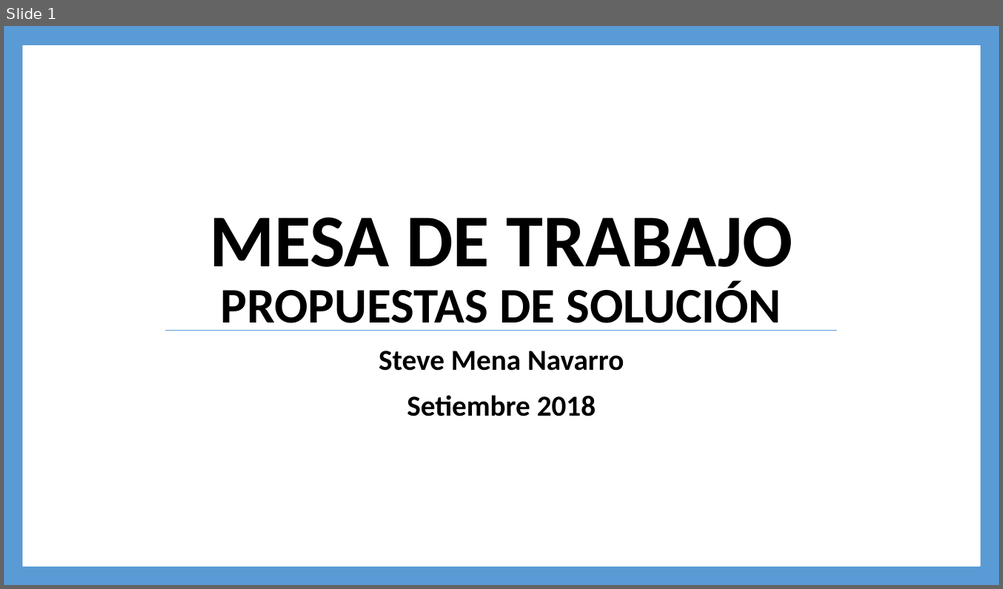
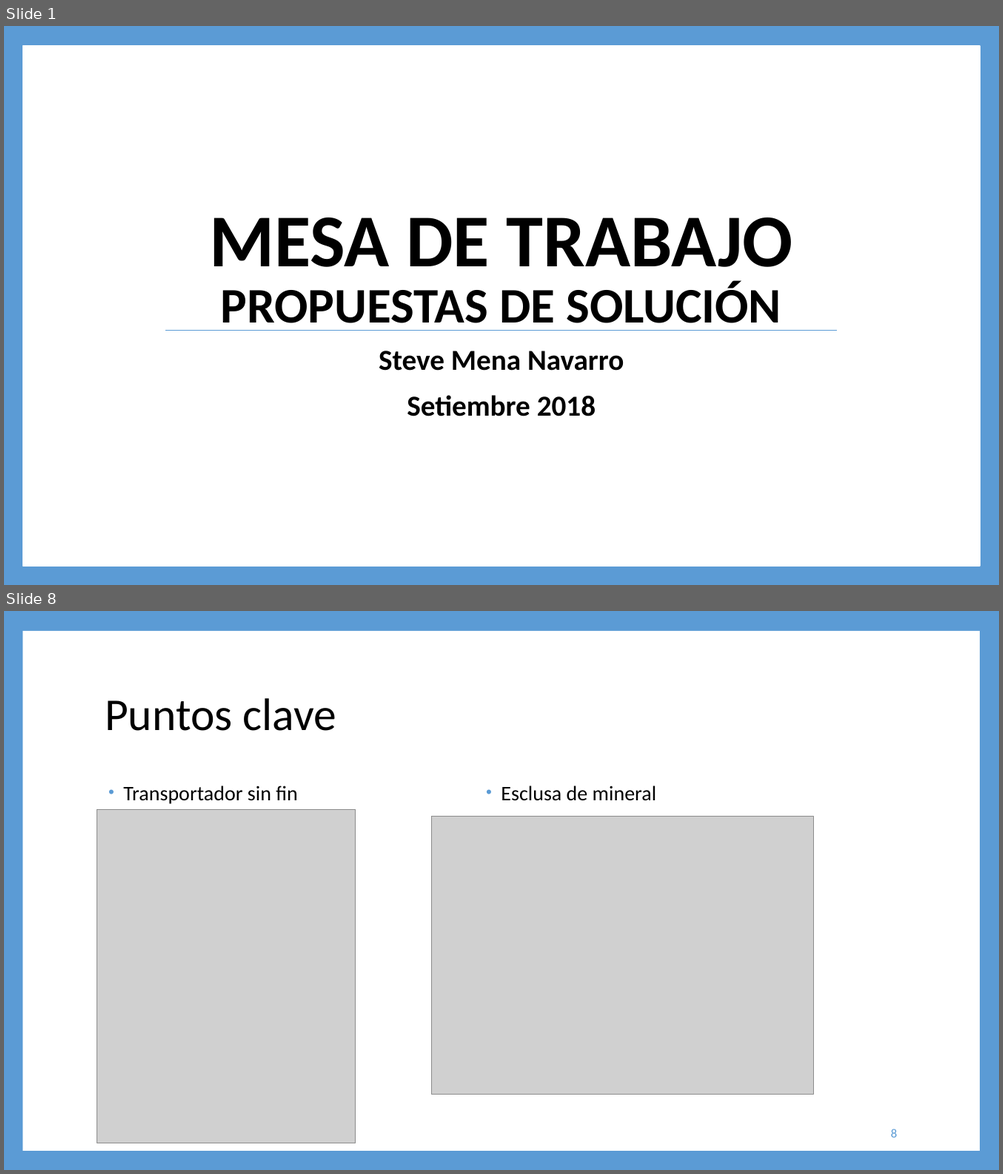
Before and after one commit to steveamena/Graduacion, a slide deck: Documentación/Entregables/Propuestas de solución.pptx. Shown one above the other, each under a label of ours: slide 1 before the commit, slides 1 and 8 after it; the slides between them are not shown. The pictures are 1003x589 and 1003x1174 pixels, drawn with LibreOffice and Linux fonts; fonts in the diff are those of the drawing; grey boxes stand for pictures. Boxes give left, top, right and bottom in pixels: in the first picture for what was removed or moved away, otherwise in the second. Text is boxed around its words. In the diff, an @@ line names an element or a change of style, - is before the commit and + after.

```diff
--- a/Documentación/Entregables/Propuestas de solución.pptx
+++ b/Documentación/Entregables/Propuestas de solución.pptx
@@ slide 8 added at (4, 611, 999, 1170), background #5B9BD5 @@
@@ rectangle added at (22, 631, 979, 1151), fill #FFFFFF @@
@@ title added at (105, 698, 336, 731), 44 pt, text #000000 @@
+Puntos clave
@@ text added at (123, 786, 298, 804), 20 pt, text #000000 @@
+• Transportador sin fin
@@ text added at (501, 786, 657, 801), 20 pt, text #000000 @@
+• Esclusa de mineral
@@ picture added at (97, 809, 356, 1143) @@
@@ picture added at (432, 816, 814, 1094) @@
@@ page number added at (891, 1129, 896, 1138), 12 pt, text #5B9BD5 @@
+8
```
Also in this commit, not shown: 7 slides changed, 9 other slides added, 55 other files.
